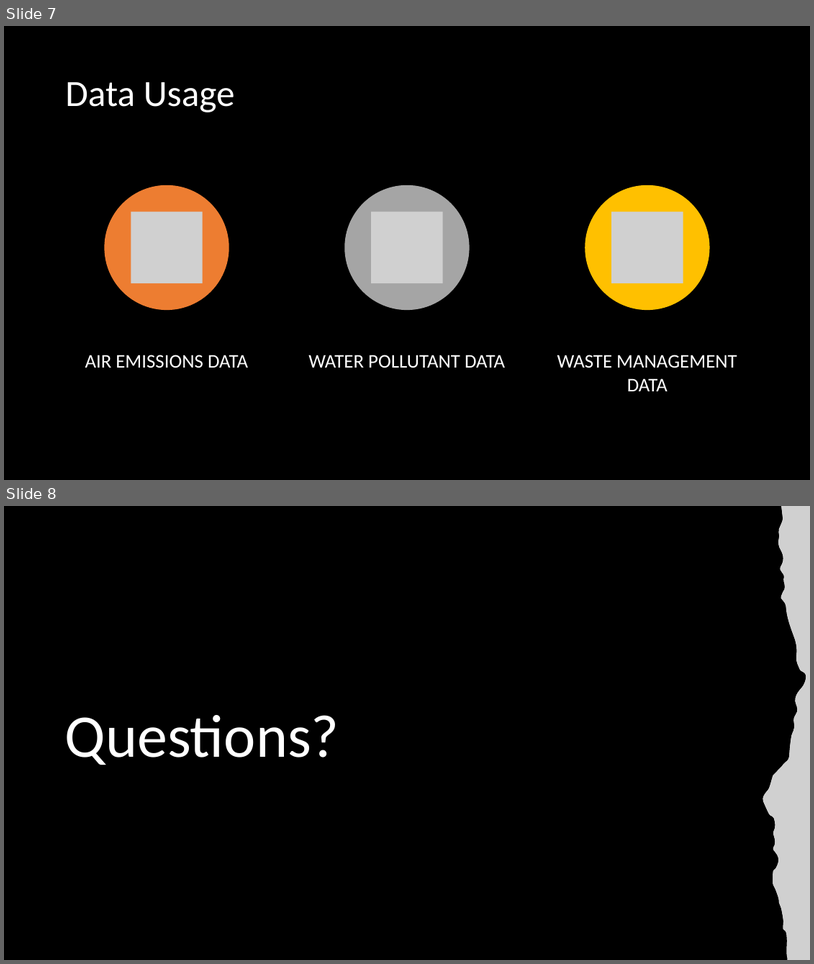
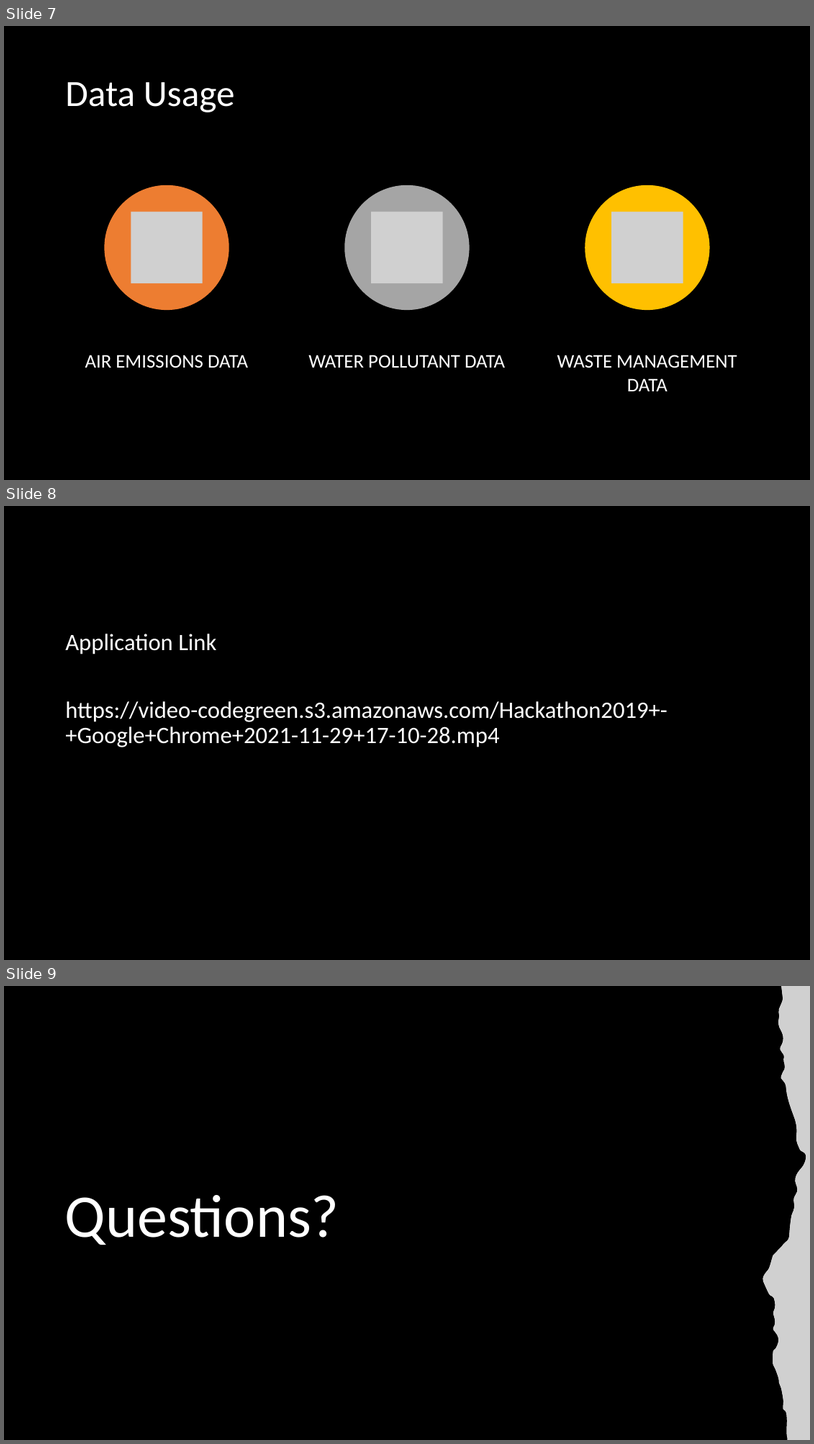
Before and after one commit to IsaacTrevino/green-code-2021, a slide deck: TeamSusPPT.pptx. Shown one above the other, each under a label of ours: slides 7 and 8 before the commit, slides 7, 8 and 9 after it. The pictures are 814x964 and 814x1444 pixels, drawn with LibreOffice and Linux fonts; fonts in the diff are those of the drawing; grey boxes stand for pictures; background and template pictures are left out. Boxes give left, top, right and bottom in pixels: in the first picture for what was removed or moved away, otherwise in the second. Text is boxed around its words. In the diff, an @@ line names an element or a change of style, - is before the commit and + after.

```diff
--- a/TeamSusPPT.pptx
+++ b/TeamSusPPT.pptx
@@ slide 8 added at (4,506,810,960), background picture (left out) @@
@@ text added at (65,633,667,747), 28 pt, text #FFFFFF @@
+Application Link
+https://video-codegreen.s3.amazonaws.com/Hackathon2019+-+Google+Chrome+2021-11-29+17-10-28.mp4
@@ what was slide 8 is now slide 9 @@
```
